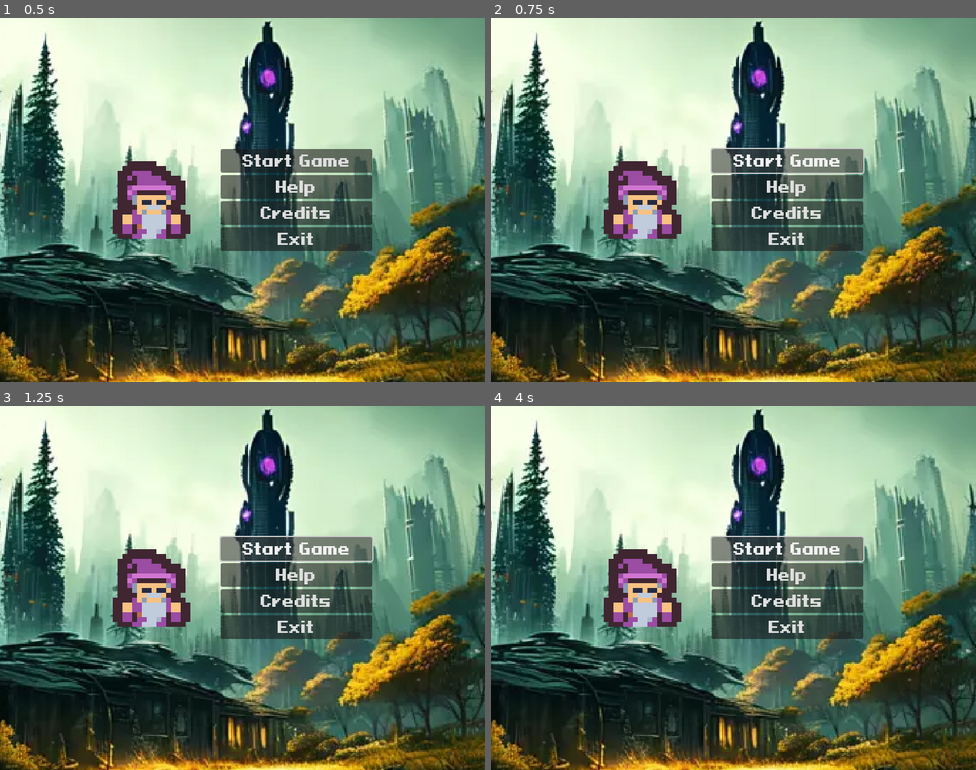
Above: before the commit, frames 1-4 (two rows, left to right).
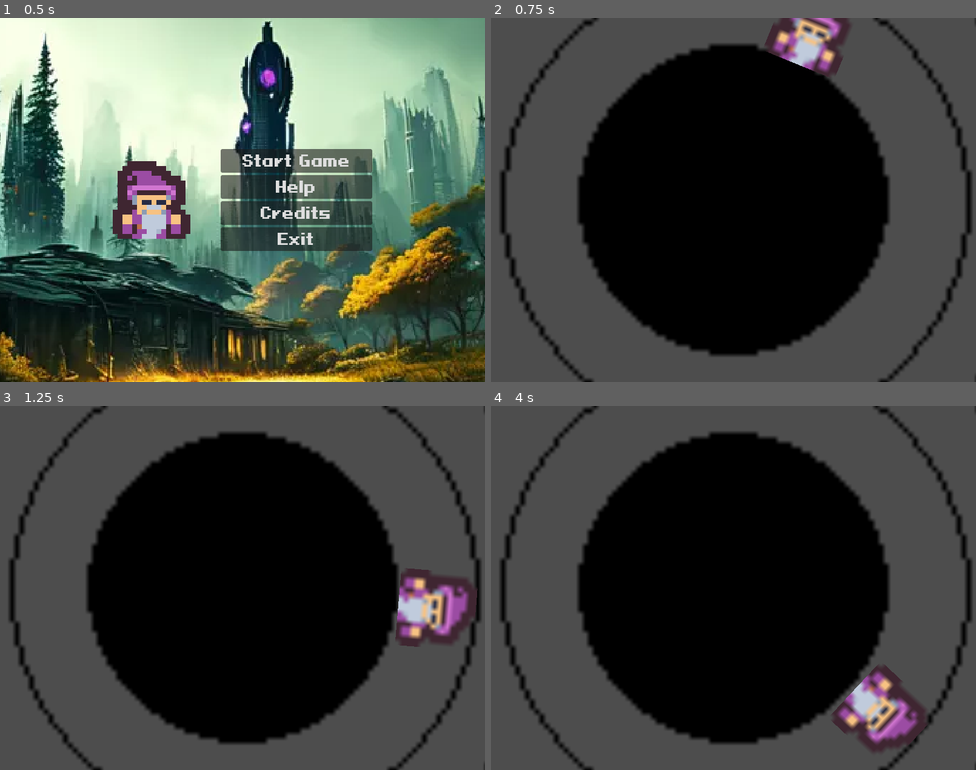
Above: after the commit, the same moments.

Repository: project-roundtrip/roundtrip
Game: Godot game, scene res://scenes/mainmenu/mainmenu.tscn
Same seed, same stepped clock (60 frames per second), same inputs: the game is played once before the commit and once after it.
Inputs (mouse positions are in pixels of both pictures, inside the frame that each line leads up to):
- Up to frame 1 (0.5 s): no input
- Up to frame 2 (0.75 s): click "Start Game" at 0.5 s
- Up to frame 3 (1.25 s): no input
- Up to frame 4 (4 s): click (786, 547) at 1.25 s, where only the run before the commit has a clickable "Start Game"; click (786, 547) at 2 s, where only the run before the commit has a clickable "Start Game"

Frame 1 is identical in both runs. In frame 2, 97% of the frame differs, in the area x 0-100%, y 0-100%; in frame 3, 97%; in frame 4, 97%.

Commit message:
make start button start the game and exit button exit the game

Diff:
--- /dev/null
+++ b/scenes/mainmenu/buttons.gd
@@ -0,0 +1,18 @@
+extends VBoxContainer
+
+
+# Called when the node enters the scene tree for the first time.
+func _ready():
+	pass # Replace with function body.
+
+
+# Called every frame. 'delta' is the elapsed time since the previous frame.
+func _process(delta):
+	pass
+
+
+func _on_start_button_pressed():
+	get_tree().change_scene_to_file("res://scenes/level/level.tscn")
+
+func _on_exit_button_pressed():
+	get_tree().quit()
--- a/scenes/mainmenu/mainmenu.tscn
+++ b/scenes/mainmenu/mainmenu.tscn
@@ -1,7 +1,8 @@
-[gd_scene load_steps=4 format=3 uid="uid://b7qwa3cmuk0rr"]
+[gd_scene load_steps=5 format=3 uid="uid://b7qwa3cmuk0rr"]
 
 [ext_resource type="Texture2D" uid="uid://brkc3ssrpvovv" path="res://assets/sprites/menubg.png" id="1_xjpaj"]
 [ext_resource type="Texture2D" uid="uid://dfle23gcbpvim" path="res://assets/sprites/tile_0084.png" id="1_ygvqr"]
+[ext_resource type="Script" path="res://scenes/mainmenu/buttons.gd" id="3_6tftj"]
 [ext_resource type="FontFile" uid="uid://bf41iyd07kjgn" path="res://assets/fonts/PixeloidSansBold.ttf" id="3_syuvn"]
 
 [node name="mainmenu" type="Node2D"]
@@ -37,6 +38,7 @@
 [node name="ControlsContainer" type="VBoxContainer" parent="RootContainer/TextureRect/HBoxContainer"]
 layout_mode = 2
 alignment = 1
+script = ExtResource("3_6tftj")
 
 [node name="StartButton" type="Button" parent="RootContainer/TextureRect/HBoxContainer/ControlsContainer"]
 texture_filter = 1
@@ -69,3 +71,6 @@
 theme_override_fonts/font = ExtResource("3_syuvn")
 theme_override_font_sizes/font_size = 25
 text = "Exit"
+
+[connection signal="pressed" from="RootContainer/TextureRect/HBoxContainer/ControlsContainer/StartButton" to="RootContainer/TextureRect/HBoxContainer/ControlsContainer" method="_on_start_button_pressed"]
+[connection signal="pressed" from="RootContainer/TextureRect/HBoxContainer/ControlsContainer/ExitButton" to="RootContainer/TextureRect/HBoxContainer/ControlsContainer" method="_on_exit_button_pressed"]
